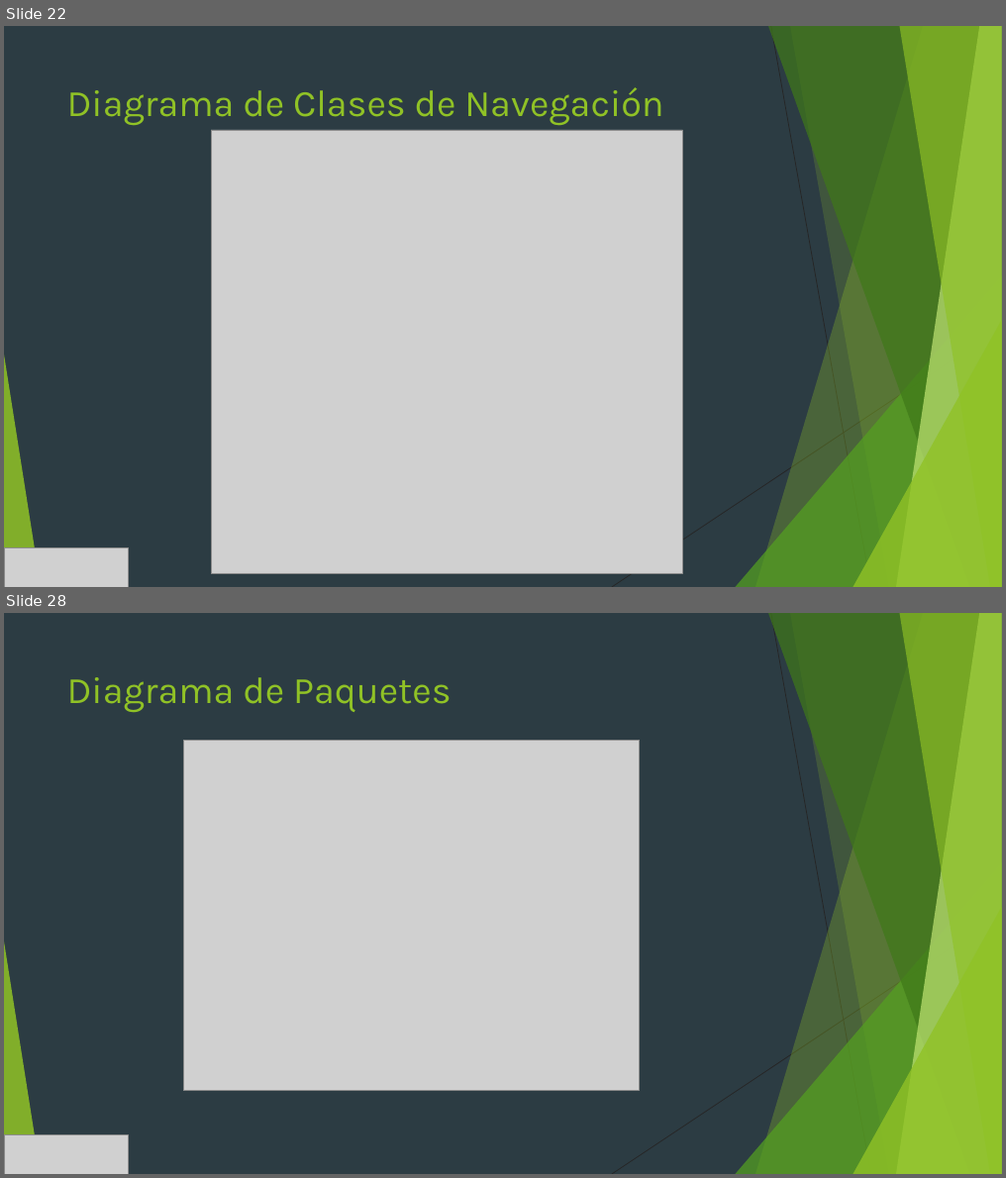
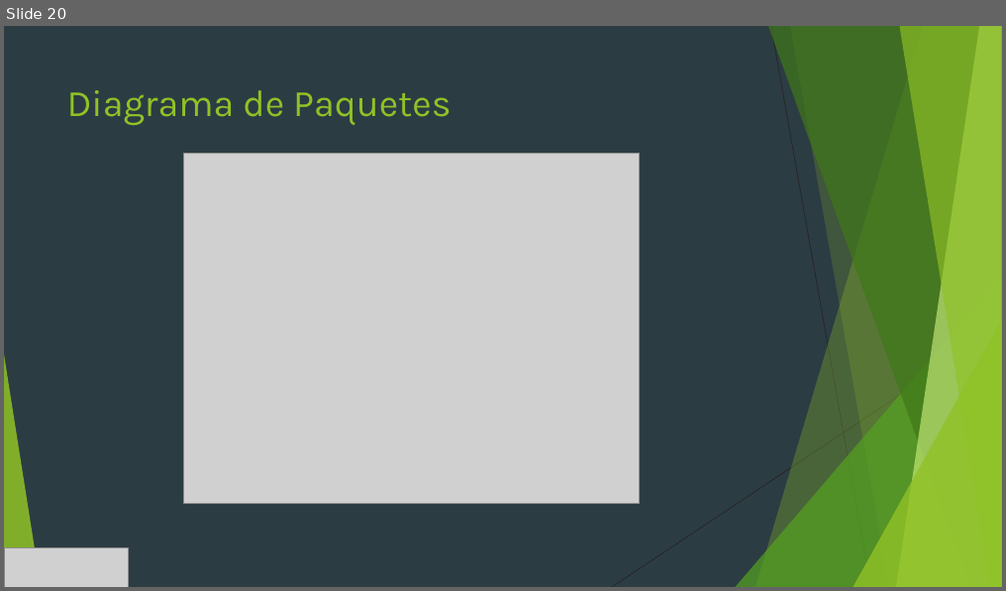
Before and after one commit to JefersonGuevara/Cru_Portal, a slide deck: Documentacion/SISTEMA DE INFORMACIÓN PARA LA GESTIÓN DE ADMISIONES.pptx. Shown one above the other, each under a label of ours: slides 22 and 28 before the commit, slide 20 after it; the slides between them are not shown. The pictures are 1006x1178 and 1006x591 pixels, drawn with LibreOffice and Linux fonts; fonts in the diff are those of the drawing; grey boxes stand for pictures. Boxes give left, top, right and bottom in pixels: in the first picture for what was removed or moved away, otherwise in the second. Text is boxed around its words. In the diff, an @@ line names an element or a change of style, - is before the commit and + after.

```diff
--- a/Documentacion/SISTEMA DE INFORMACIÓN PARA LA GESTIÓN DE ADMISIONES.pptx
+++ b/Documentacion/SISTEMA DE INFORMACIÓN PARA LA GESTIÓN DE ADMISIONES.pptx
@@ slide 22 removed at (x1=4, y1=26, x2=1002, y2=587), background #2C3C43; not listed: 10 template elements that a slide beside it also shows @@
@@ title removed at (x1=67, y1=87, x2=663, y2=125) @@
-Diagrama de Clases de Navegación
@@ picture removed at (x1=211, y1=130, x2=683, y2=574) @@
@@ picture removed at (x1=4, y1=548, x2=129, y2=587) @@
@@ what was slide 28 is now slide 20 @@
```
Also in this commit, not shown: 7 slides changed, 8 other slides removed, 1 other file.
